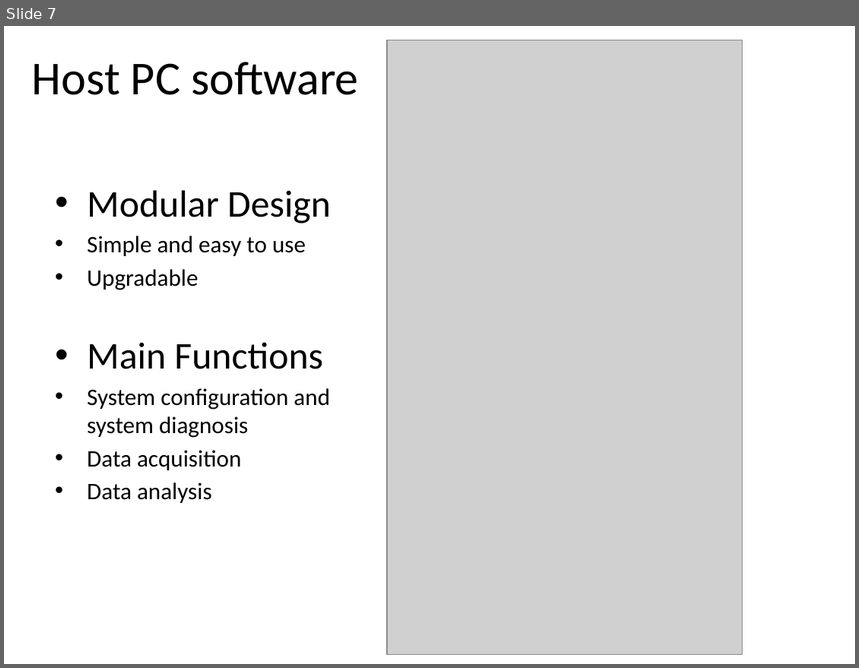
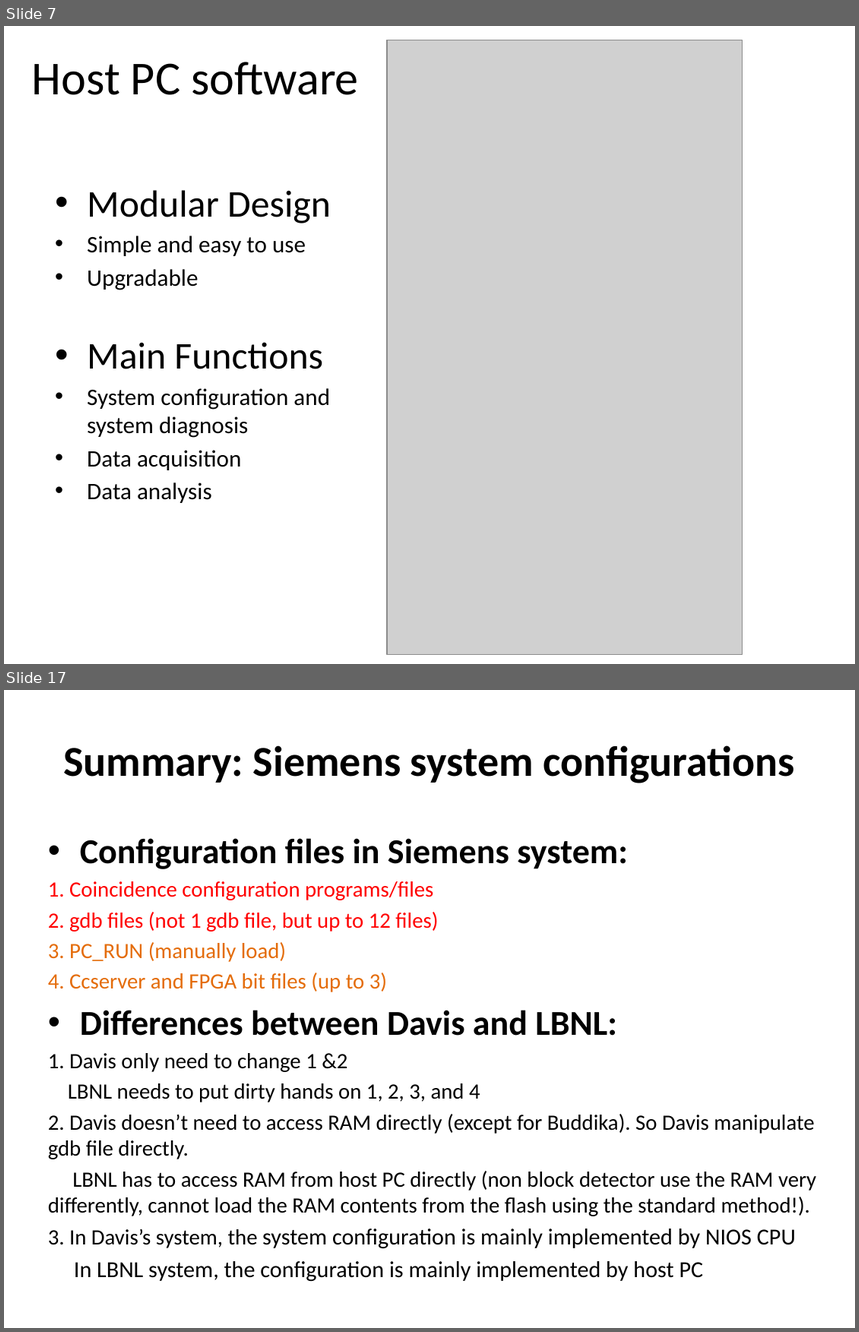
Before and after one commit to heejong/HostPC, a slide deck: Getting Started/GUI_design_OpenPET.pptx. Shown one above the other, each under a label of ours: slide 7 before the commit, slides 7 and 17 after it; the slides between them are not shown. The pictures are 859x668 and 859x1332 pixels, drawn with LibreOffice and Linux fonts; fonts in the diff are those of the drawing; grey boxes stand for pictures. Boxes give left, top, right and bottom in pixels: in the first picture for what was removed or moved away, otherwise in the second. Text is boxed around its words. In the diff, an @@ line names an element or a change of style, - is before the commit and + after.

```diff
--- a/Getting Started/GUI_design_OpenPET.pptx
+++ b/Getting Started/GUI_design_OpenPET.pptx
@@ slide 17 added at [4, 690, 855, 1328], background #FFFFFF @@
@@ title added at [63, 745, 795, 783], 36 pt, text #000000, bold @@
+Summary: Siemens system configurations
@@ text added at [48, 838, 816, 1282], 18.5 pt, text #000000 @@
+• Configuration files in Siemens system:
+1. Coincidence configuration programs/files
+2. gdb files (not 1 gdb file, but up to 12 files)
+3. PC_RUN (manually load)
+4. Ccserver and FPGA bit files (up to 3)
+• Differences between Davis and LBNL:
+1. Davis only need to change 1 &2
+LBNL needs to put dirty hands on 1, 2, 3, and 4
+2. Davis doesn’t need to access RAM directly (except for Buddika). So Davis manipulate gdb file directly.
+LBNL has to access RAM from host PC directly (non block detector use the RAM very differently, cannot load the RAM contents from the flash using the standard method!).
+3. In Davis’s system, the system configuration is mainly implemented by NIOS CPU
+In LBNL system, the configuration is mainly implemented by host PC
```
Also in this commit, not shown: 2 slides changed, 15 other slides added, 1 other file.
